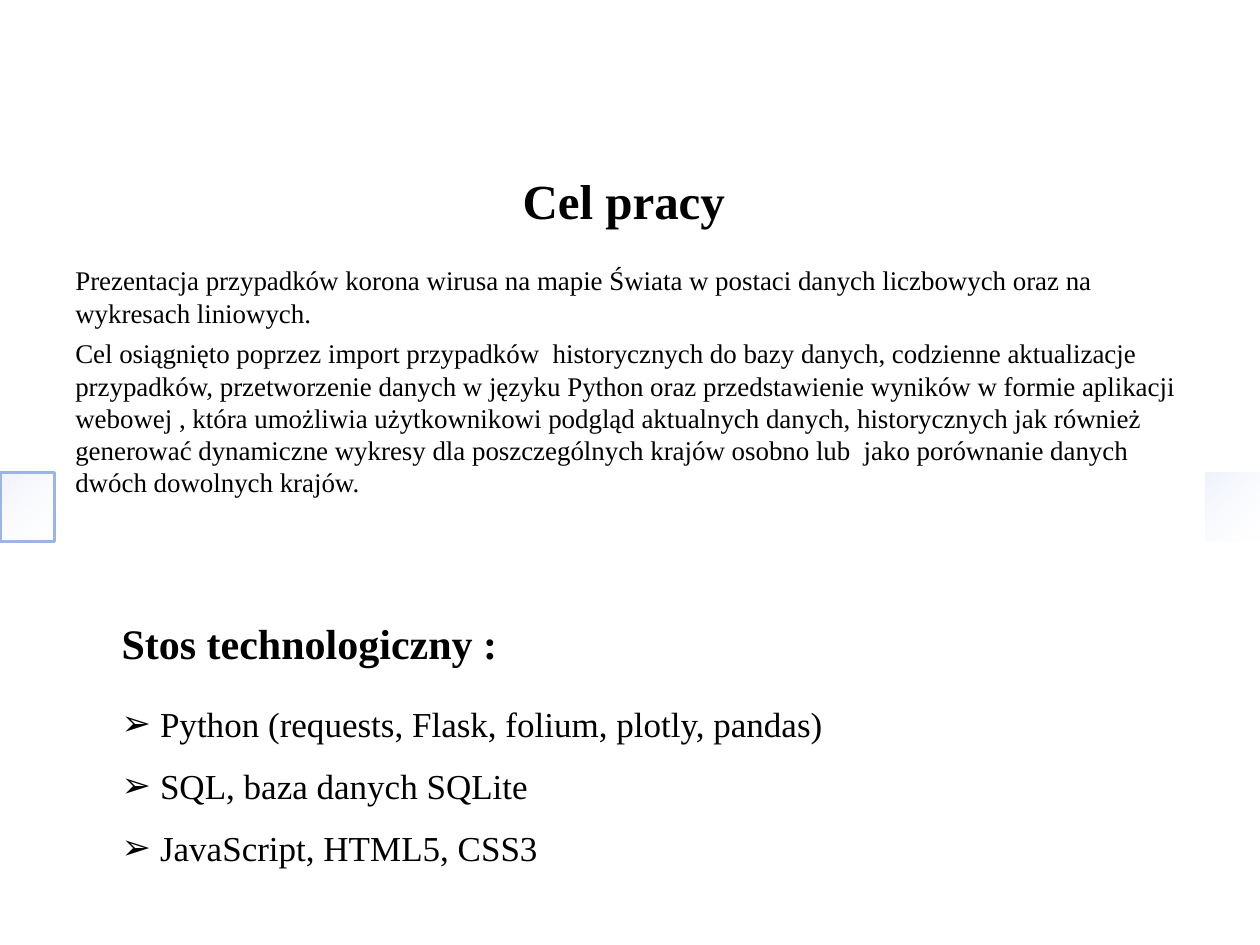
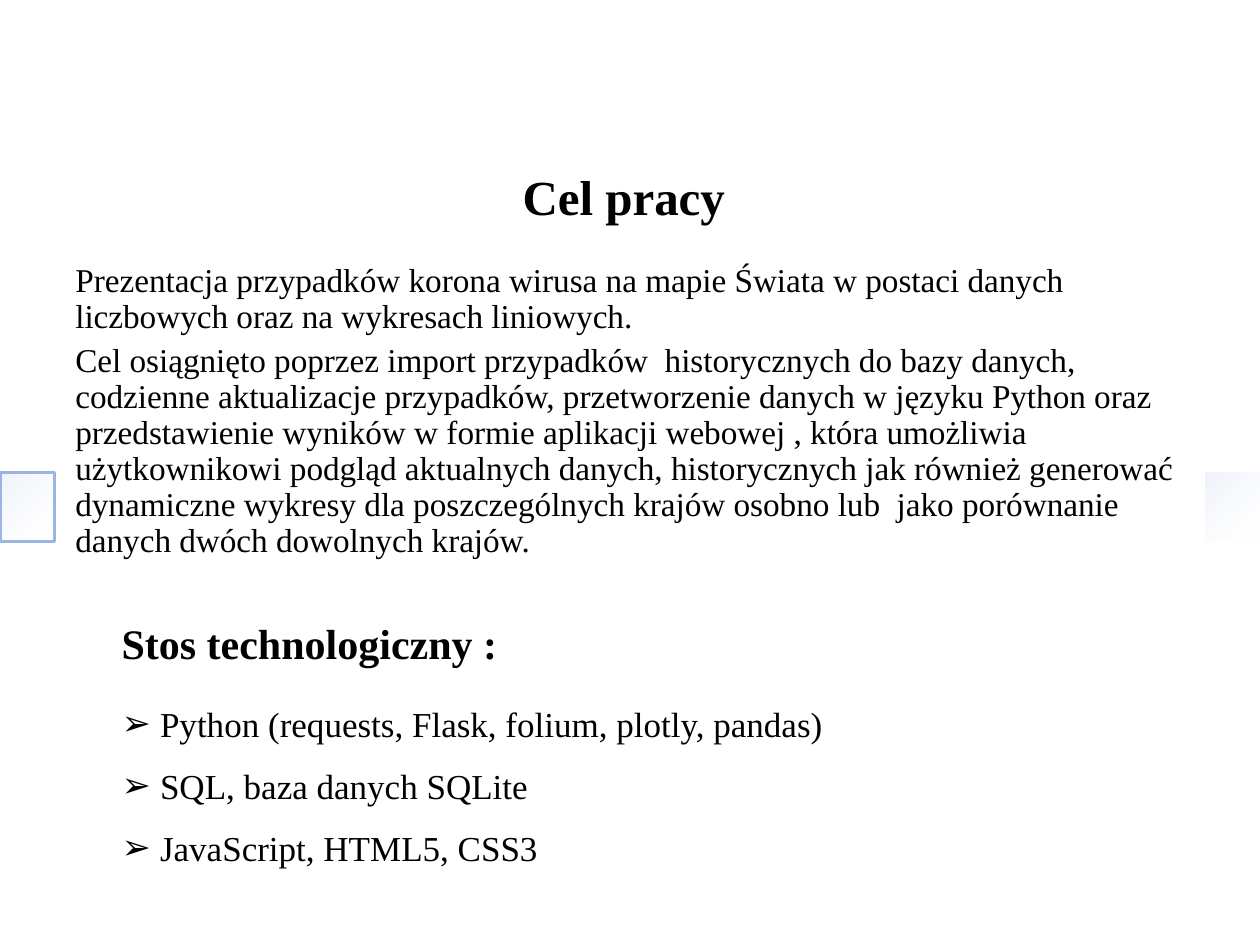
Before and after one commit to janiszewskibartlomiej/COVID-19-Thesis-Postgraduate_studies_on_WSB, a slide deck: slide 2 of docs/WSB_prezentacja_pracy_dyplomowej.pptx. Drawn at 1260x945 pixels with LibreOffice and Linux fonts; fonts in the diff are those of the drawing; background and template pictures are left out. Boxes give left, top, right and bottom in pixels: in the first picture for what was removed or moved away, otherwise in the second. Text is boxed around its words. In the diff, an @@ line names an element or a change of style, - is before the commit and + after.

```diff
--- a/docs/WSB_prezentacja_pracy_dyplomowej.pptx
+++ b/docs/WSB_prezentacja_pracy_dyplomowej.pptx
@@ text "Cel pracy" at [523, 181, 725, 225]: line spacing 1 to 0.9 @@
@@ text "Prezentacja przypadków korona wirusa na ..." at [75, 266, 1173, 559]: size 15.4 to 19 pt; line spacing 1 to 0.9 @@
```
Also in this commit, not shown: 9 other slides changed, 7 other files.
